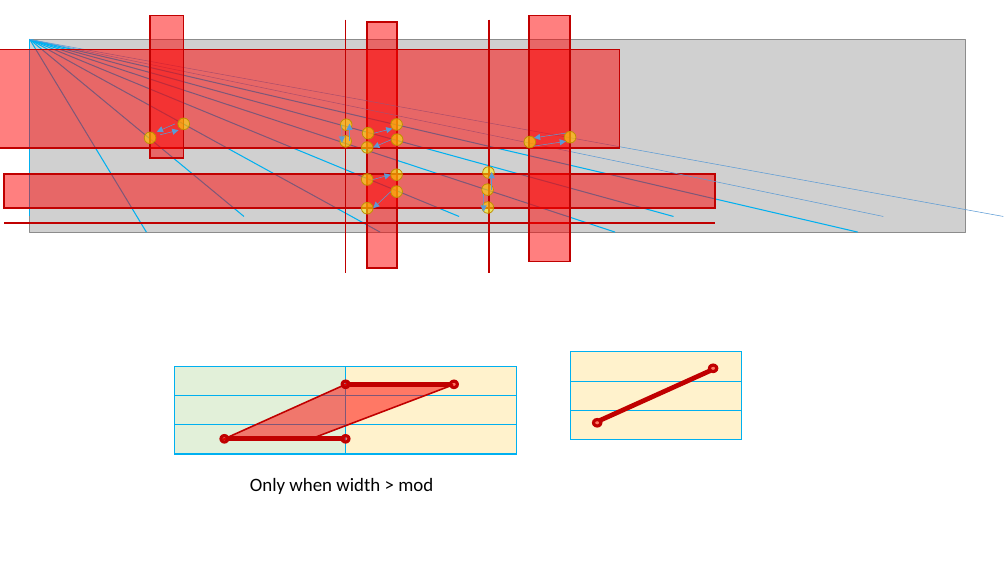
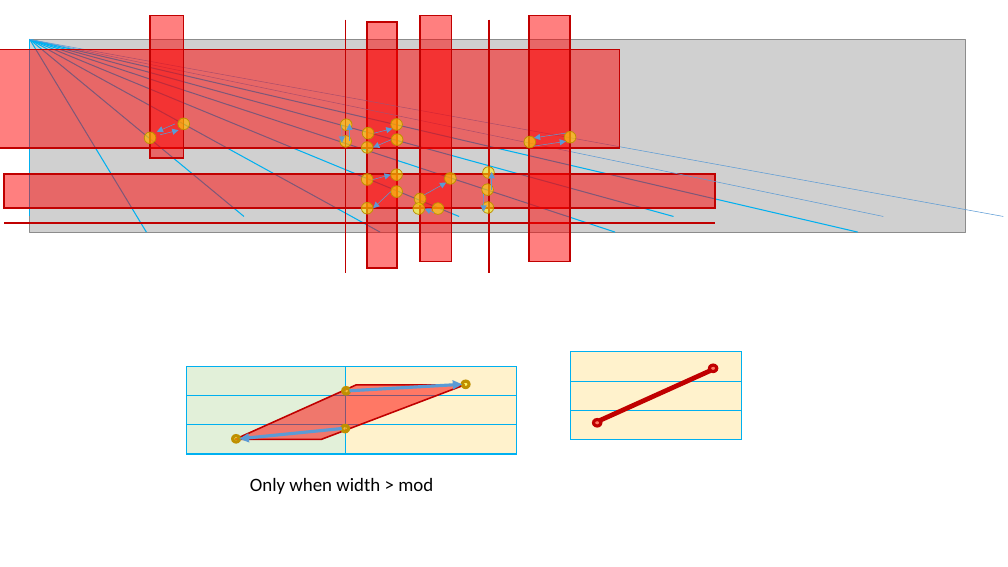
Before and after one commit to averykhoo/intervals, a slide deck: slide 1 of interval modulo.pptx. Drawn at 1008x567 pixels with LibreOffice and Linux fonts; fonts in the diff are those of the drawing; grey boxes stand for pictures. Boxes give left, top, right and bottom in pixels: in the first picture for what was removed or moved away, otherwise in the second. Text is boxed around its words. In the diff, an @@ line names an element or a change of style, - is before the commit and + after.

Commit message:
more diagrams to try and understand modulo

```diff
--- a/interval modulo.pptx
+++ b/interval modulo.pptx
@@ rectangle added at <box>420,15,451,262</box>, fill #FF0000 at 50% opacity, outline #C00000 1.5 pt @@
@@ ellipse added at <box>445,172,457,185</box>, fill #FFFF00 at 50% opacity, outline #BF9000 0.75 pt @@
@@ ellipse added at <box>413,203,425,215</box>, fill #FFFF00 at 50% opacity, outline #BF9000 0.75 pt @@
@@ ellipse added at <box>414,193,426,205</box>, fill #FFFF00 at 50% opacity, outline #BF9000 0.75 pt @@
@@ arrow added from (424, 195) to (446, 183), #5B9BD5 0.5 pt @@
@@ arrow added from (434, 212) to (425, 209), #5B9BD5 0.5 pt @@
@@ ellipse added at <box>433,203,445,215</box>, fill #FFFF00 at 50% opacity, outline #BF9000 0.75 pt @@
@@ rectangle: place and size @@
-rectangle at <box>175,367,346,396</box>
+rectangle at <box>186,367,346,396</box>
@@ ellipse: place and size @@
-ellipse at <box>343,381,349,388</box>
+ellipse at <box>343,388,349,395</box>
@@ line moved from (346, 384) - (451, 384) to (349, 391) - (462, 384) @@
@@ line (349, 391) - (462, 384): line to arrow; stroke #C00000 4.5 pt to #5B9BD5 3 pt @@
@@ rectangle: place and size @@
-rectangle at <box>175,395,346,425</box>
+rectangle at <box>186,395,346,425</box>
@@ rectangle: place and size @@
-rectangle at <box>175,425,346,454</box>
+rectangle at <box>186,425,346,454</box>
@@ 2 ellipses, 1 freeform shape: place and size @@
-2 ellipses, 1 freeform shape at <box>221,381,457,442</box>
+2 ellipses, 1 freeform shape at <box>233,381,469,442</box>
@@ line moved from (228, 439) - (346, 439) to (342, 429) - (240, 439) @@
@@ line (342, 429) - (240, 439): line to arrow; stroke #C00000 4.5 pt to #5B9BD5 3 pt @@
@@ fill #FF0000 at 50% opacity to #FFFF00 at 50% opacity; outline #C00000 3 pt to #BF9000 3 pt in 4 elements at <box>462,381,469,388</box>, <box>343,388,349,395</box>, <box>233,436,240,442</box>, <box>342,426,349,433</box> @@
@@ ellipse: place and size @@
-ellipse at <box>343,436,349,442</box>
+ellipse at <box>342,426,349,433</box>
```
